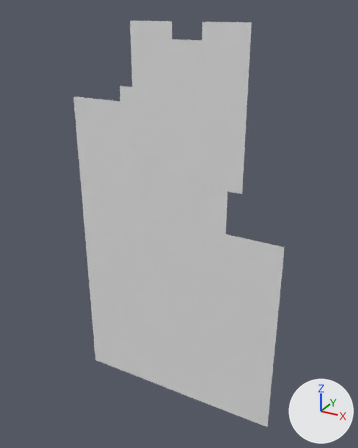
The OBJ model MardukGame/Assets/Tiled2Unity/Meshes/levelChunk11.obj as it was, and as the next commit left it.
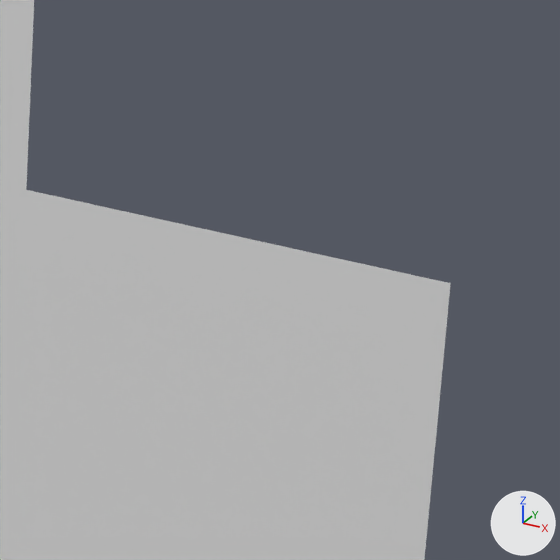
Each version is shown whole from a camera (50 mm lens) standing at (-2453.0, -1770.0, -524.0) and looking at (-3443.0, 31.0, -1424.0), then close up on the part from 62% to 84% of the width and 46% to 64% of the height. The lights are fixed; the arrows at lower right show +X, +Y and +Z. Where no turn or scale is listed for an object, it has been applied to the vertices.

Names of what the first close-up shows: 'levelChunk11'.
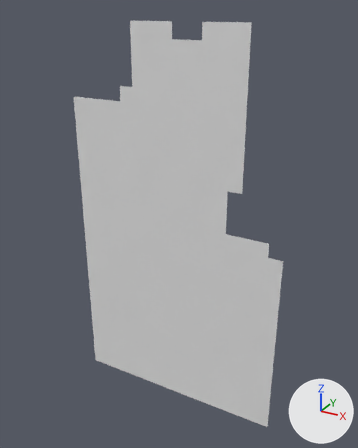
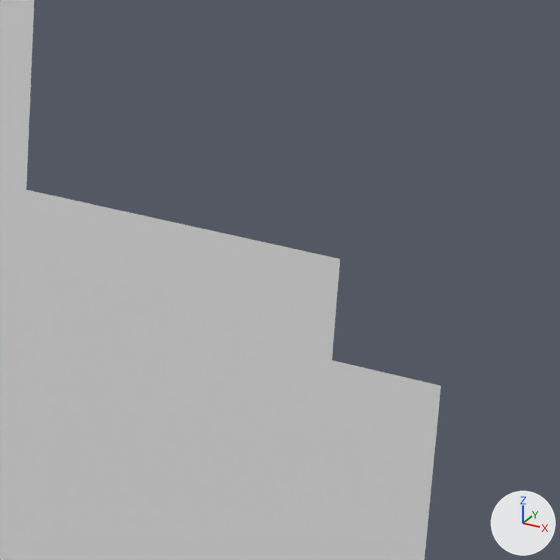
Changed parts and their boxes (x1, y1, x2, y2) in the close-ups (560 x 560 px):
'levelChunk11', reshaped: before (0, 0, 451, 560); after (0, 0, 441, 560)
part 1 of me_levelchunk11, deleted: before (332, 259, 451, 386)

Edits to the bpy script that builds the scene:
```text
Change me_levelchunk11:
    where me_levelchunk11.from_pydata(...)  # 427 vertices, 380 faces; spans x -3968.0..-2944.0, y 0.0, z -2368.0..-576.0
    used by ob_levelchunk11; location = (0.0, 0.0, 0.0)
    verts and faces of me_levelchunk11; kept vertices keep their numbers, new ones are numbered from 427
    before: 168 (-2944.0, 0.0, -1472.0) at pixel (440, 385), 169 (-3008.0, 0.0, -1472.0) at pixel (331, 360), 170 (-3008.0, 0.0, -1408.0) at pixel (340, 258), 171 (-2944.0, 0.0, -1408.0) at pixel (450, 283)
    me_levelchunk11 part 1
    add delete_vertices([171])  # with the faces that use them
```
